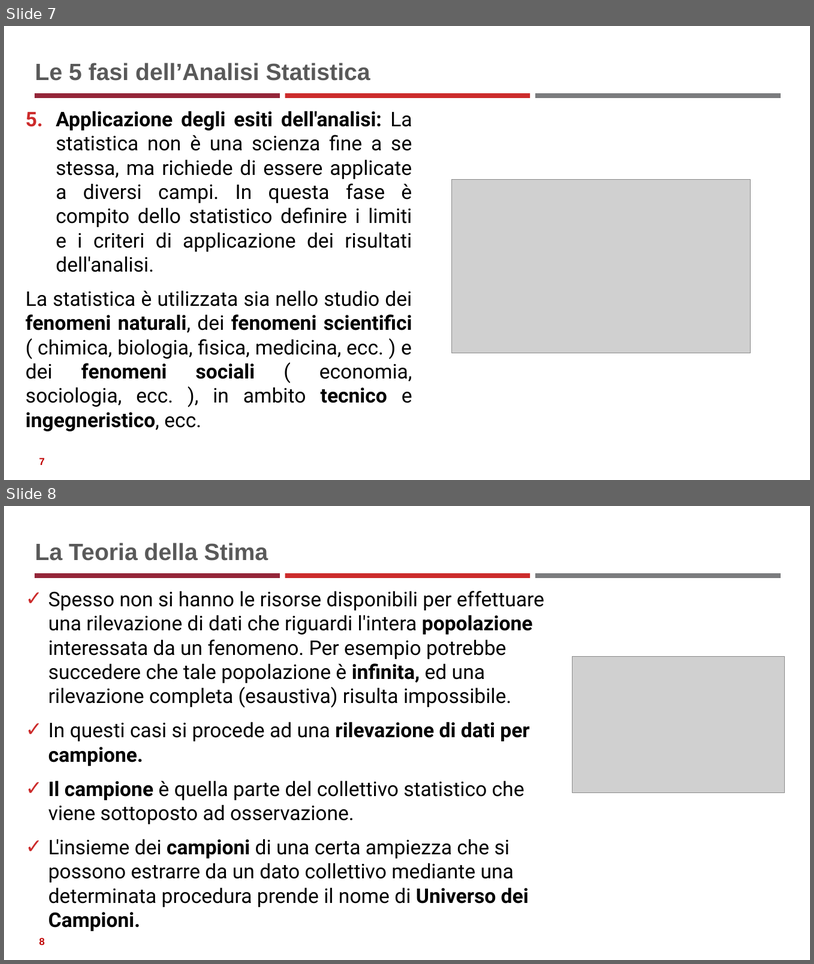
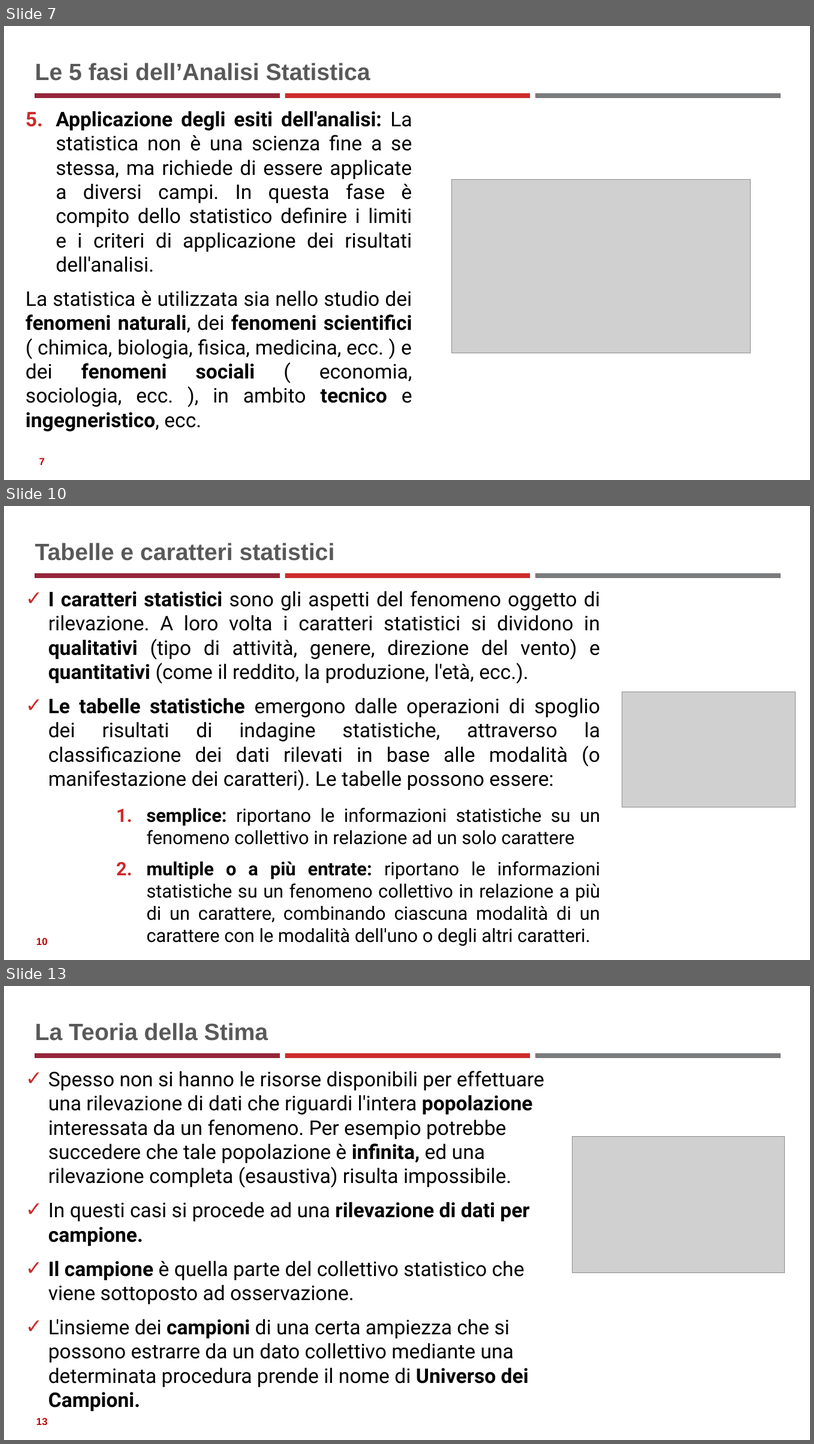
Before and after one commit to neural1977/data_science_interview_material, a slide deck: Statistics_ita.pptx. Shown one above the other, each under a label of ours: slides 7 and 8 before the commit, slides 7, 10 and 13 after it; the slides between them are not shown. The pictures are 814x964 and 814x1444 pixels, drawn with LibreOffice and Linux fonts; fonts in the diff are those of the drawing; grey boxes stand for pictures. Boxes give left, top, right and bottom in pixels: in the first picture for what was removed or moved away, otherwise in the second. Text is boxed around its words. In the diff, an @@ line names an element or a change of style, - is before the commit and + after.

```diff
--- a/Statistics_ita.pptx
+++ b/Statistics_ita.pptx
@@ slide 10 added at [4,506,810,960], background #FFFFFF; not listed: 3 template elements that a slide beside it also shows @@
@@ title added at [35,543,335,561], 28 pt, text #595959, bold @@
+Tabelle e caratteri statistici
@@ text added at [48,591,600,946], 24 pt, text #000000 @@
+✓ I caratteri statistici sono gli aspetti del fenomeno oggetto di rilevazione. A loro volta i caratteri statistici si dividono in qualitativi (tipo di attività, genere, direzione del vento) e quantitativi (come il reddito, la produzione, l'età, ecc.).
+✓ Le tabelle statistiche emergono dalle operazioni di spoglio dei risultati di indagine statistiche, attraverso la classificazione dei dati rilevati in base alle modalità (o manifestazione dei caratteri). Le tabelle possono essere:
+      1. semplice: riportano le informazioni statistiche su un fenomeno collettivo in relazione ad un solo carattere
+      2. multiple o a più entrate: riportano le informazioni statistiche su un fenomeno collettivo in relazione a più di un carattere, combinando ciascuna modalità di un carattere con le modalità dell'uno o degli altri caratteri.
@@ picture added at [622,692,795,807] @@
@@ page number added at [36,937,48,945], 12 pt, text #C00000, bold @@
+10
@@ what was slide 8 is now slide 13 @@
@@ page number at [36,1417,48,1425]: text changed @@
-8
+13
```
Also in this commit, not shown: 4 other slides added, 3 other files.
